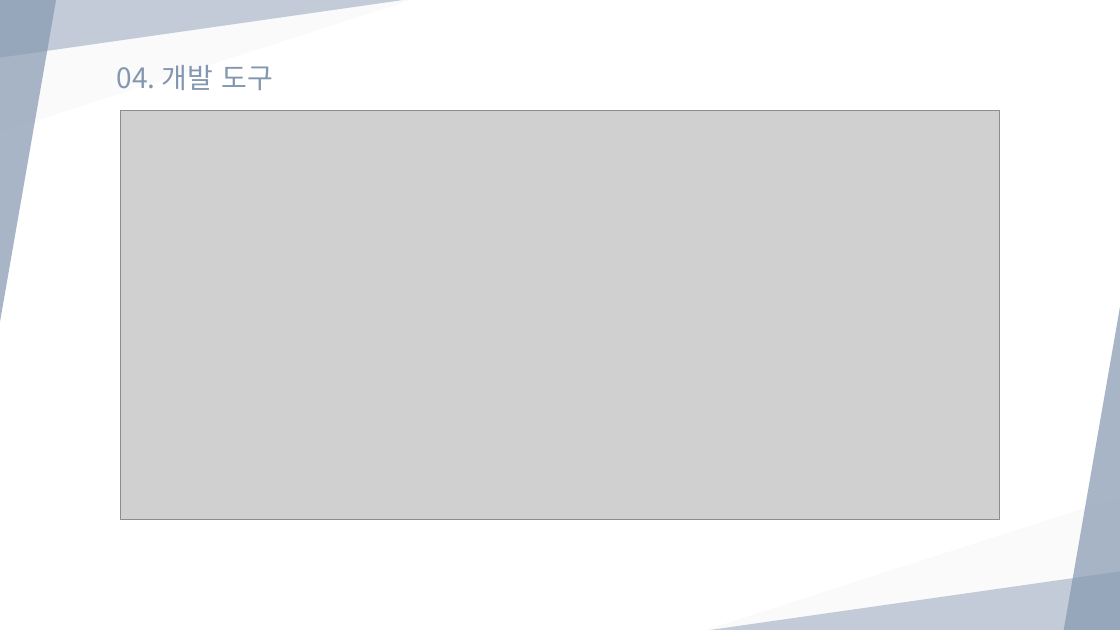
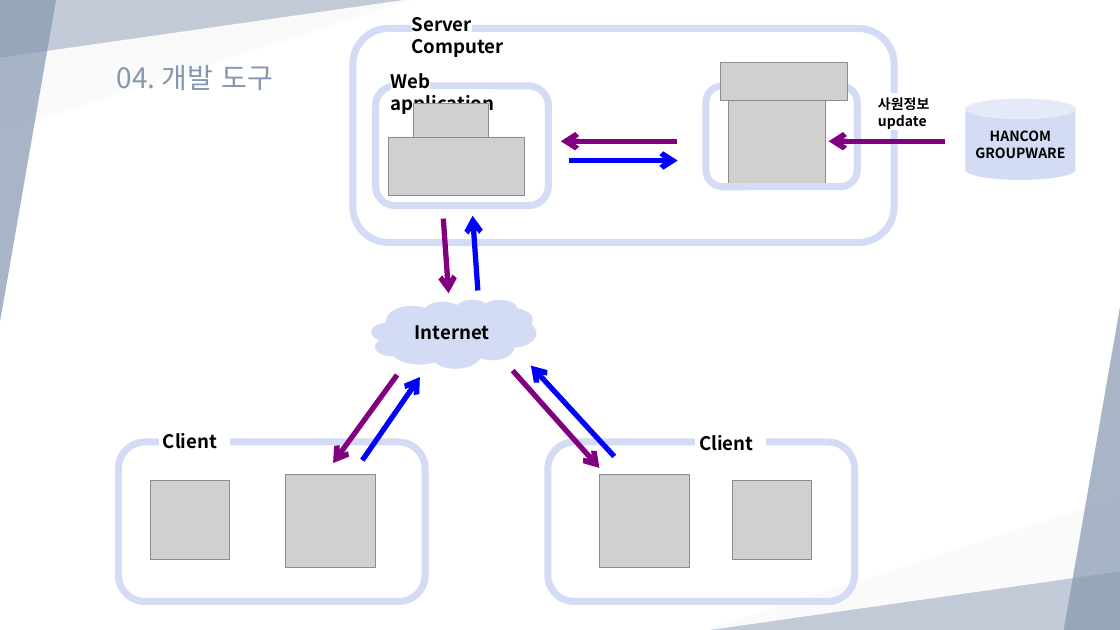
Before and after one commit to cyj2857/hanzari, a slide deck: slide 17 of documents/PPT/한자리.pptx. Drawn at 1120x630 pixels with LibreOffice and Linux fonts; fonts in the diff are those of the drawing; grey boxes stand for pictures. Boxes give left, top, right and bottom in pixels: in the first picture for what was removed or moved away, otherwise in the second. Text is boxed around its words. In the diff, an @@ line names an element or a change of style, - is before the commit and + after.

```diff
--- a/documents/PPT/한자리.pptx
+++ b/documents/PPT/한자리.pptx
@@ rounded rectangle added at (353, 29, 894, 243), outline #D3DCF4 6 pt @@
@@ text added at (412, 17, 504, 57), 16 pt, text #000000, bold @@
+Server Computer
@@ rounded rectangle added at (376, 86, 549, 206), outline #D3DCF4 6 pt @@
@@ text added at (391, 73, 495, 116), 16 pt, text #000000, bold @@
+Web application
@@ rounded rectangle added at (706, 86, 857, 187), outline #D3DCF4 6 pt @@
@@ picture added at (721, 62, 848, 100) @@
@@ picture added at (729, 86, 826, 188) @@
@@ picture removed at (120, 110, 1000, 520) @@
@@ picture added at (413, 103, 489, 139) @@
@@ text added at (878, 97, 929, 129), 12 pt, text #000000, bold @@
+사원정보
+update
@@ cylinder added at (965, 98, 1075, 180), fill #D3DCF4, 12 pt, text #000000, bold @@
+HANCOM
+GROUPWARE
@@ picture added at (388, 137, 524, 195) @@
@@ arrow added from (677, 141) to (561, 141), #800080 4.5 pt @@
@@ arrow added from (945, 141) to (829, 141), #800080 4.5 pt @@
@@ arrow added from (570, 160) to (678, 160), #0000FF 4.5 pt @@
@@ arrow added from (444, 218) to (449, 293), #800080 4.5 pt @@
@@ arrow added from (478, 291) to (473, 216), #0000FF 4.5 pt @@
@@ cloud added at (371, 300, 537, 369), fill #D3DCF4, 16 pt, text #000000, bold @@
+Internet
@@ arrow added from (397, 375) to (334, 463), #800080 4.5 pt @@
@@ arrow added from (362, 460) to (420, 377), #0000FF 4.5 pt @@
@@ arrow added from (513, 371) to (600, 468), #800080 4.5 pt @@
@@ arrow added from (614, 456) to (531, 365), #0000FF 4.5 pt @@
@@ rounded rectangle added at (118, 442, 425, 602), outline #D3DCF4 6 pt @@
@@ text added at (163, 433, 217, 449), 16 pt, text #000000, bold @@
+Client
@@ rounded rectangle added at (548, 442, 854, 602), outline #D3DCF4 6 pt @@
@@ text added at (699, 435, 753, 451), 16 pt, text #000000, bold @@
+Client
@@ picture added at (286, 475, 376, 568) @@
@@ picture added at (600, 475, 690, 568) @@
@@ picture added at (150, 481, 229, 560) @@
@@ picture added at (733, 481, 812, 560) @@
```
Also in this commit, not shown: 1 slide added, 2 other files.
